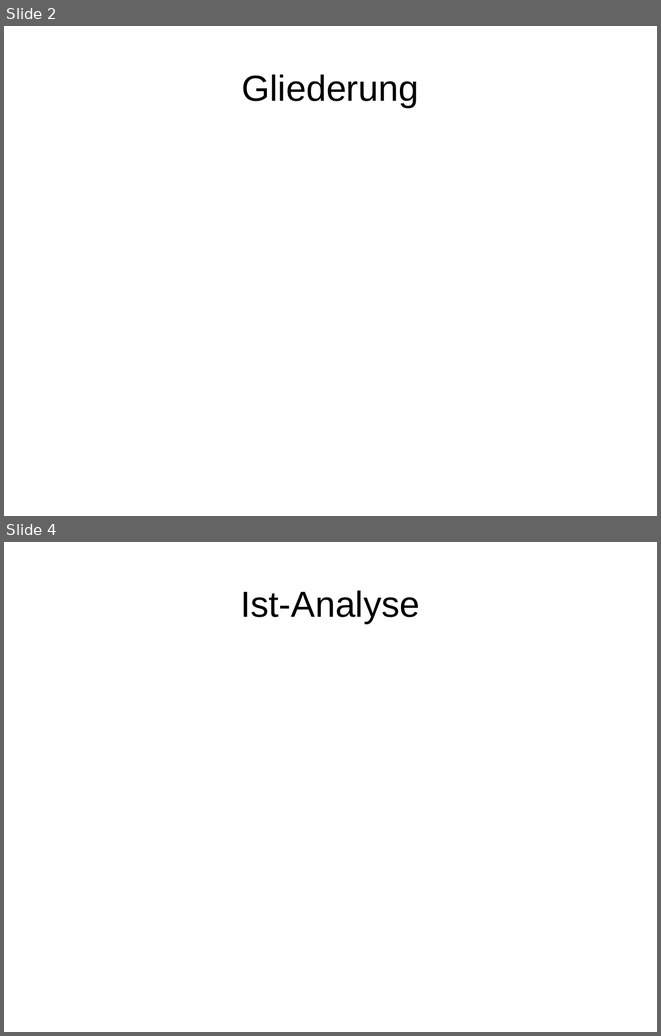
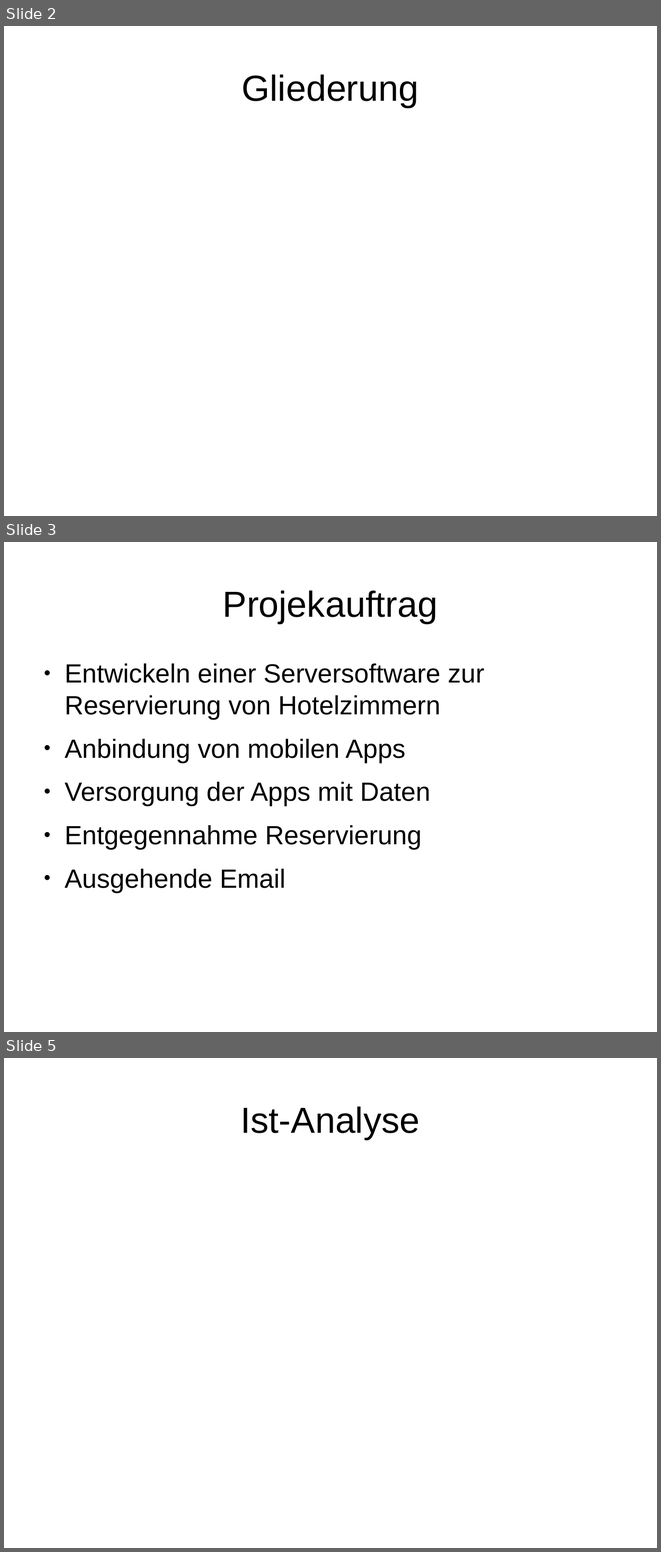
Before and after one commit to janhelmle/weiterbildung_fachinformatiker_ihk_projektantrag, a slide deck: praesentation/presentation_v1.odp. Shown one above the other, each under a label of ours: slides 2 and 4 before the commit, slides 2, 3 and 5 after it; the slides between them are not shown. The pictures are 661x1036 and 661x1552 pixels, drawn with LibreOffice and Linux fonts; fonts in the diff are those of the drawing. Boxes give left, top, right and bottom in pixels: in the first picture for what was removed or moved away, otherwise in the second. Text is boxed around its words. In the diff, an @@ line names an element or a change of style, - is before the commit and + after.

```diff
--- a/praesentation/presentation_v1.odp
+++ b/praesentation/presentation_v1.odp
@@ slide 3 added at (4,542,657,1032), background #FFFFFF @@
@@ title added at (223,590,438,623), 44 pt, text #000000 @@
+Projekauftrag
@@ text added at (64,663,484,892), 32 pt, text #000000 @@
+● Entwickeln einer Serversoftware zur Reservierung von Hotelzimmern
+● Anbindung von mobilen Apps
+● Versorgung der Apps mit Daten
+● Entgegennahme Reservierung
+● Ausgehende Email
@@ what was slide 4 is now slide 5 @@
```
Also in this commit, not shown: 1 other slide added, 1 slide removed, 2 other files.
